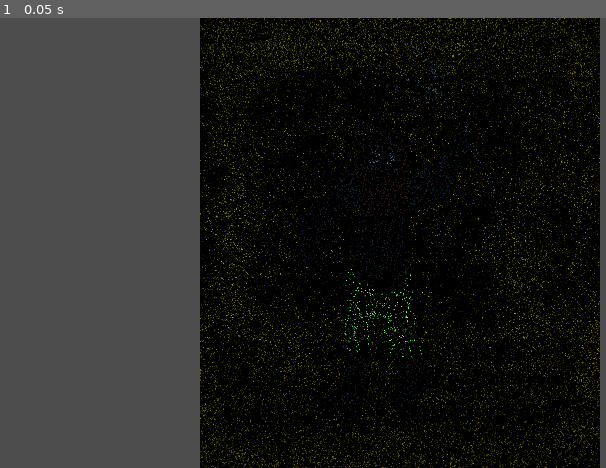
Above: before the commit, frame 1.
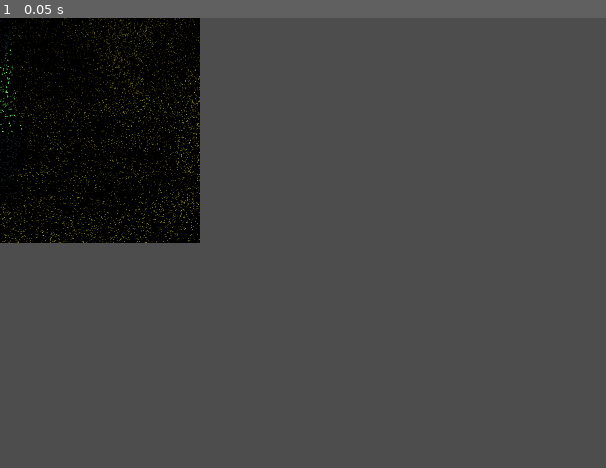
Above: after the commit, the same moment.

Repository: Spiraling-Time/BossFight
Game: Godot game, scene res://GameStuff/Scenes/TEST/TESTworld.tscn
Same seed, same stepped clock (60 frames per second), same inputs: the game is played once before the commit and once after it.
Inputs:
- Up to frame 1 (0.05 s): no input

The runs differ from the first frame. In frame 1, 82% of the frame differs, in the area x 0-100%, y 0-100%.

Commit message:
updfated godot

Diff:
--- a/GameStuff/Scenes/TEST/TESTworld.tscn
+++ b/GameStuff/Scenes/TEST/TESTworld.tscn
@@ -7,9 +7,6 @@
 [node name="World" type="Node2D"]
 script = ExtResource("1_qvipf")
 
-[node name="Camera2D" type="Camera2D" parent="."]
-z_index = 5
-
 [node name="Monster" parent="." instance=ExtResource("3_qvipf")]
 z_index = -2
 
--- a/project.godot
+++ b/project.godot
@@ -12,7 +12,7 @@
 
 config/name="Test"
 run/main_scene="uid://bs4onl0qns2gw"
-config/features=PackedStringArray("4.4", "Mobile")
+config/features=PackedStringArray("4.5", "Mobile")
 config/icon="res://CutBossFight/GameStuff/icon.svg"
 
 [display]
